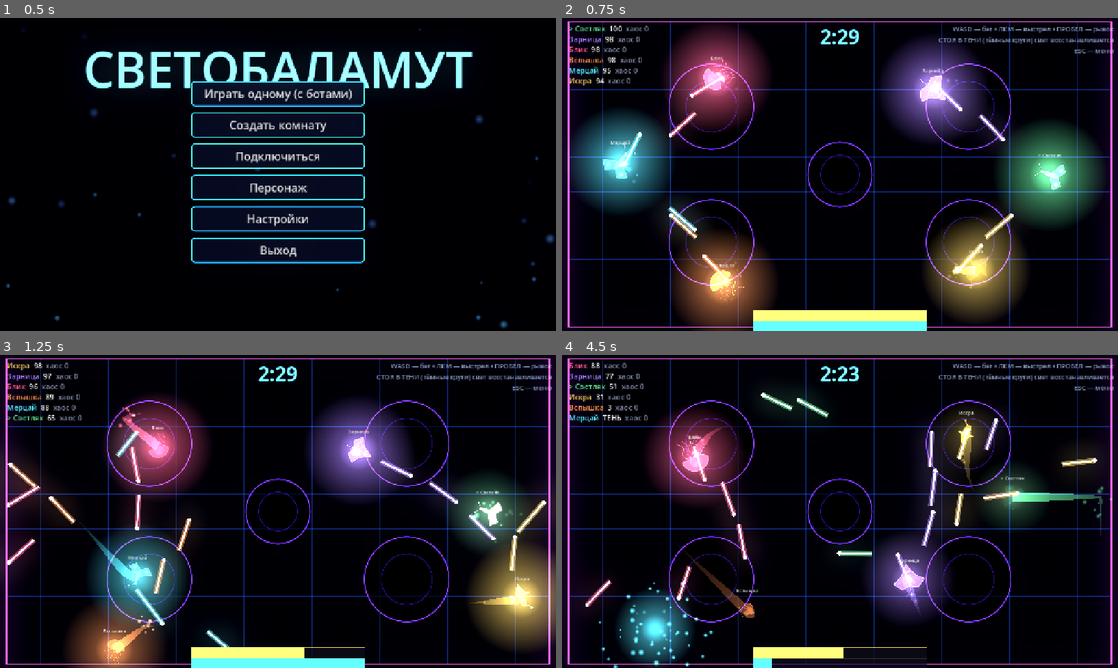
Above: before the commit, frames 1-4 (two rows, left to right).
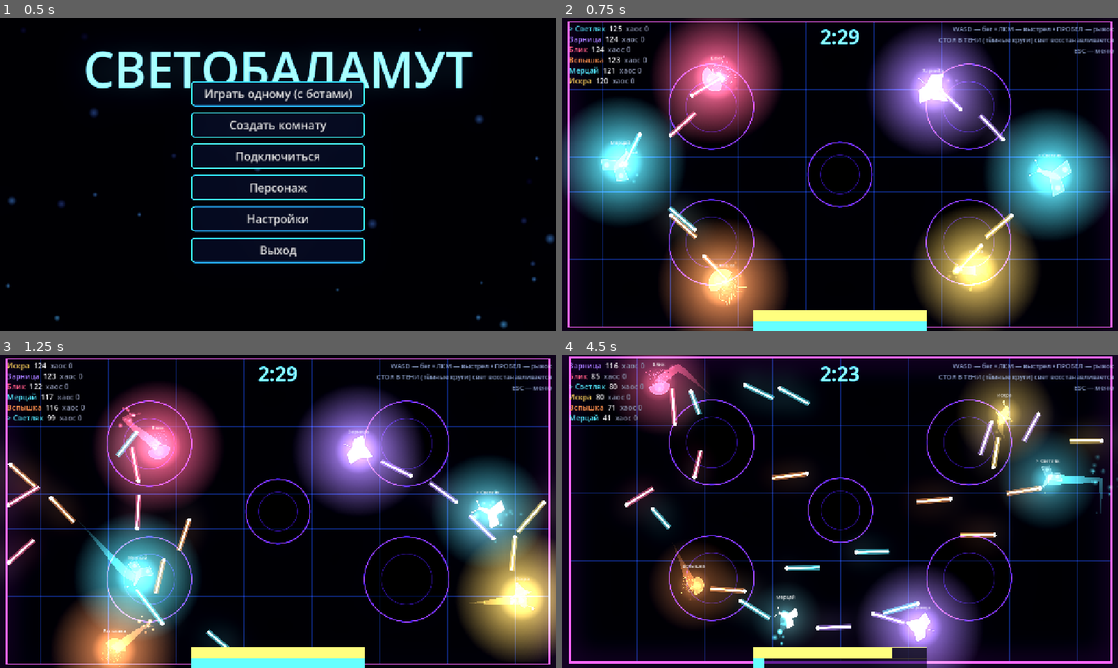
Above: after the commit, the same moments.

Repository: DvoreZZKy/svetobalamut
Game: Godot game, scene res://scenes/menu.tscn
Two runs of this game, one before a commit and one after it. Both use one fixed random seed, a clock stepped at 60 frames per second and the inputs below.
Inputs (mouse positions are in pixels of both pictures, inside the frame that each line leads up to):
- Up to frame 1 (0.5 s): no input
- Up to frame 2 (0.75 s): click "Играть одному (с ботами)" at 0.5 s
- Up to frame 3 (1.25 s): no input
- Up to frame 4 (4.5 s): tap Enter (restart) at 1.25 s; move the mouse to (962, 495) at 1.27 s; hold D (right) 1.28-2.03 s; hold Space (dash) 1.28-2.03 s; click (962, 495) at 1.42 s; move the mouse to (728, 527) at 2.02 s; hold S (down) 2.03-2.78 s; tap Space (dash) at 2.1, 3.05, 3.8 s; move the mouse to (895, 442) at 2.77 s; press the mouse at (895, 442) at 2.78 s; hold D (right) 2.78-3.53 s; move the mouse to (812, 574) at 3.52 s; release the mouse at (812, 574) at 3.53 s; hold W (up) 3.53-4.28 s; tap E (possess) at 3.6 s; click (812, 574) at 3.67 s; move the mouse to (1006, 558) at 4.27 s; hold A (left) from 4.28 s (still down); hold Space (dash) from 4.28 s (still down); tap Shift at 4.35 s

Frame 1 is identical in both runs. In frame 2, 41% of the frame differs, in the area x 0-100%, y 0-100%; in frame 3, 34%; in frame 4, 39%.

Commit message:
Balance match pacing and add player cosmetics

Diff:
--- a/scripts/sim.gd
+++ b/scripts/sim.gd
@@ -4,7 +4,7 @@
 ## Клиенты эту симуляцию не считают — они рисуют снапшоты (см. snapshot()).
 
 const A := Vector2(1600, 900)
-const MAX_LIGHT := 100.0
+const MAX_LIGHT := 125.0
 const SPEED := 470.0
 const DASH_SPEED := 1550.0
 const DASH_TIME := 0.18
@@ -12,14 +12,15 @@
 const DASH_CD := 1.5
 const FIRE_CD := 0.1
 const BULLET_SPEED := 1300.0
-const BULLET_DMG := 12.0
-const SHOT_COST := 2.2
-const MOVE_COST := 3.0
+const BULLET_DMG := 9.0
+const SHOT_COST := 1.5
+const MOVE_COST := 1.8
 const DASH_COST := 4.0
-const REGEN_STILL := 7.0
-const REGEN_ZONE := 24.0
-const KILL_BONUS := 30.0
-const MATCH_TIME := 150.0
+const REGEN_STILL := 10.0
+const REGEN_ZONE := 30.0
+const KILL_BONUS := 24.0
+const MATCH_TIME := 240.0
+const MIN_SURVIVAL_TIME := 60.0
 const P_RADIUS := 28.0
 const ZONES := [Vector3(420, 250, 125), Vector3(1180, 250, 125), Vector3(420, 650, 125), Vector3(1180, 650, 125), Vector3(800, 450, 95)]
 const CHAOS := ["invert", "reverse", "blind", "bounce", "zerog", "rain", "steal", "doubles", "magnet", "bomb"]
@@ -55,8 +56,8 @@
 	time_left = MATCH_TIME
 	phase = "play"
 	winner = 0
-	chaos_timer = 4.0
-	eater_timer = 3.0
+	chaos_timer = 10.0
+	eater_timer = 4.0
 	bomb_id = 0
 	var n := cfg.size()
 	var shuffled := range(n)
@@ -65,13 +66,15 @@
 		var c: Dictionary = cfg[i]
 		var ang := TAU * i / n
 		var pos := A / 2.0 + Vector2(cos(ang) * 620.0, sin(ang) * 330.0)
-		var ci: int = shuffled[i]
-		players[c.id] = _new_player(c.id, c.name, c.human, ci % 4, ci, pos)
-
-
-func _new_player(id: int, pname: String, human: bool, kind: int, ci: int, pos: Vector2) -> Dictionary:
+		var ci: int = int(c.get("color", shuffled[i])) if c.human else shuffled[i] % G.PROFILE_COLORS.size()
+		var kind: int = int(c.get("kind", ci % 4)) if c.human else ci % 4
+		players[c.id] = _new_player(c.id, c.name, c.human, kind, ci, pos,
+			int(c.get("hat", 0)), int(c.get("outfit", 0)))
+
+
+func _new_player(id: int, pname: String, human: bool, kind: int, ci: int, pos: Vector2, hat: int = 0, outfit: int = 0) -> Dictionary:
 	return {
-		"id": id, "name": pname, "human": human, "kind": kind, "ci": ci,
+		"id": id, "name": pname, "human": human, "kind": kind, "ci": ci, "hat": hat, "outfit": outfit,
 		"pos": pos, "vel": Vector2.ZERO, "aim": (A / 2.0 - pos).normalized(),
 		"light": MAX_LIGHT, "shadow": false, "decoy": false, "life": 0.0,
 		"dash_t": 0.0, "dash_dir": Vector2.RIGHT, "dash_cd": 0.0, "inv": 0.0, "fire_cd": 0.0,
@@ -452,7 +455,7 @@
 			if (p.pos - e.pos).length_squared() < pow(e.r + P_RADIUS - 6.0, 2):
 				if p.inv <= 0.0 and e.cd <= 0.0:
 					e.cd = 0.45
-					_damage(p, 14.0, 0, false)
+					_damage(p, 10.0, 0, false)
 					p.vel += (p.pos - e.pos).normalized() * 500.0
 		keep.append(e)
 	eaters = keep
@@ -463,7 +466,7 @@
 	chaos_timer -= dt
 	if chaos_timer > 0.0:
 		return
-	chaos_timer = 5.0 + rng.randf_range(-2.0, 2.0)
+	chaos_timer = 9.5 + rng.randf_range(-2.5, 2.5)
 	trigger(CHAOS[rng.randi() % CHAOS.size()])
 	if time_left < MATCH_TIME * 0.4 and rng.randf() < 0.35:
 		trigger(CHAOS[rng.randi() % CHAOS.size()])
@@ -500,7 +503,7 @@
 					var src: Dictionary = lit[rng.randi() % lit.size()]
 					var id := -(1000 + next_id)
 					next_id += 1
-					var d := _new_player(id, "двойник", false, src.kind, src.ci, _edge_point().clamp(Vector2(60, 60), A - Vector2(60, 60)))
+					var d := _new_player(id, "двойник", false, src.kind, src.ci, _edge_point().clamp(Vector2(60, 60), A - Vector2(60, 60)), src.hat, src.outfit)
 					d.decoy = true
 					d.life = 12.0
 					d.light = 45.0
@@ -621,7 +624,7 @@
 		real.append(p)
 		if not p.shadow:
 			lit.append(p)
-	if real.size() >= 2 and lit.size() == 1:
+	if real.size() >= 2 and lit.size() == 1 and time_left <= MATCH_TIME - MIN_SURVIVAL_TIME:
 		_end(lit[0].id)
 	elif lit.is_empty():
 		var best := -1
@@ -657,7 +660,8 @@
 	var pl: Array = []
 	for p in players.values():
 		pl.append({"i": p.id, "n": p.name, "p": p.pos, "v": p.vel, "a": p.aim, "l": p.light,
-			"s": p.shadow, "k": p.kind, "c": p.ci, "iv": p.inv, "dc": p.dash_cd, "pt": p.pts,
+			"s": p.shadow, "k": p.kind, "c": p.ci, "hat": p.hat, "outfit": p.outfit,
+			"iv": p.inv, "dc": p.dash_cd, "pt": p.pts,
 			"ki": p.kills, "dr": p.derp_t, "d": p.decoy, "h": p.hit_t, "dt": p.dash_t > 0.0})
 	var bl: Array = []
 	for b in bullets:
